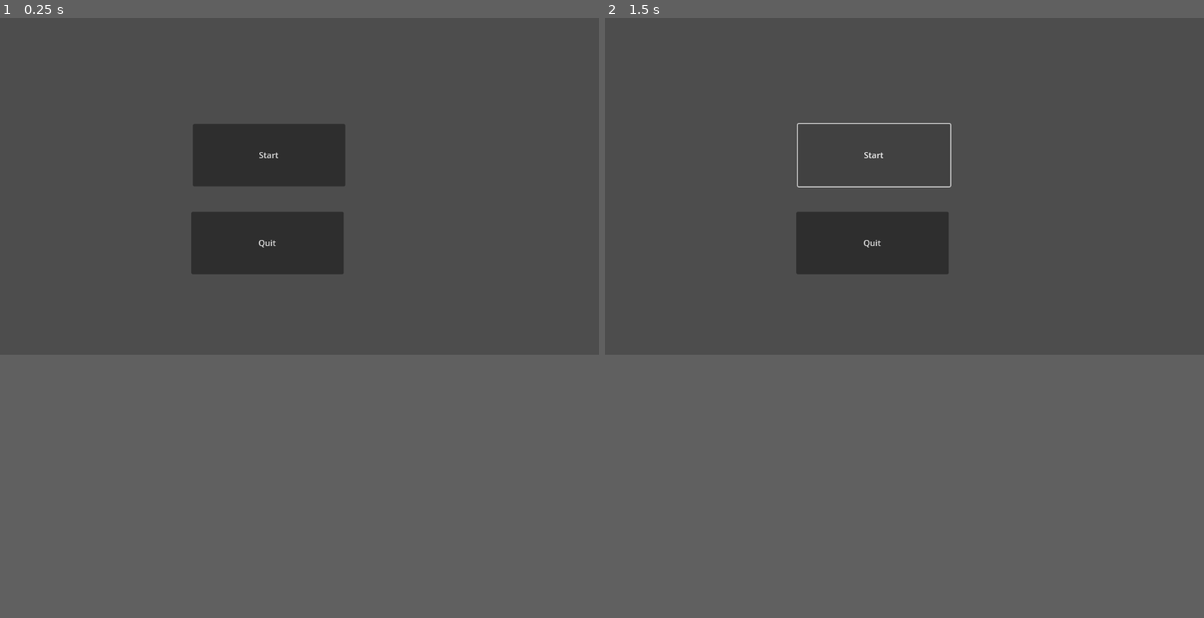
Above: before the commit, frames 1-2 (left to right).
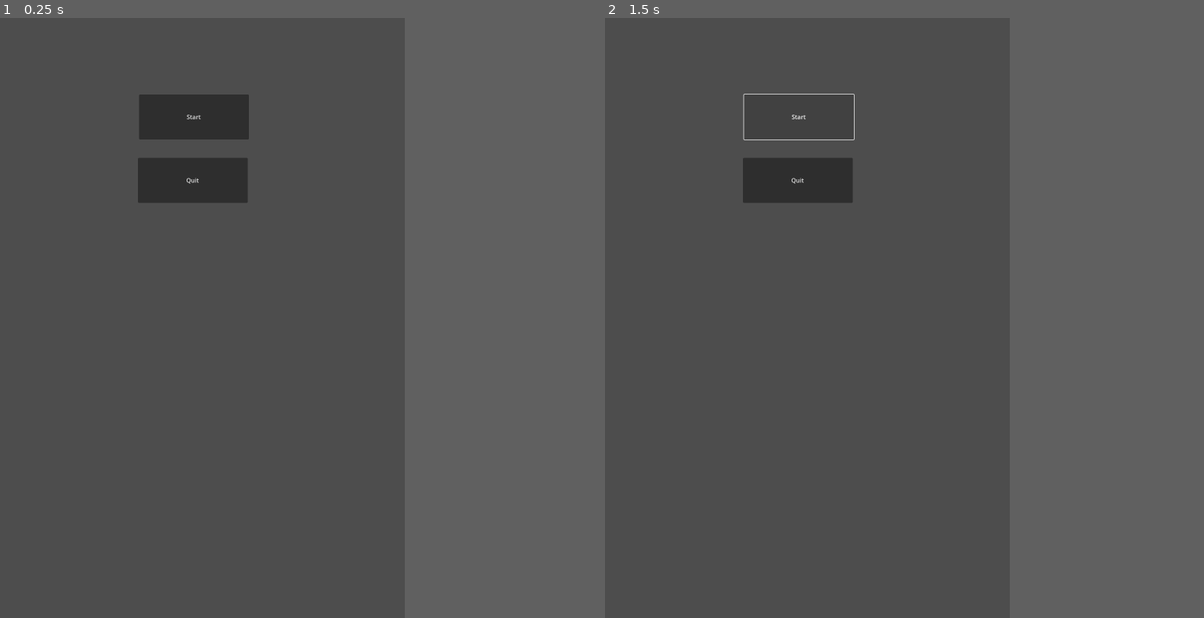
Above: after the commit, the same moments.

Repository: Koloss0/Out-Of-The-Gutter
Game: Godot game, scene res://title_page.tscn
The game is run twice, just before and just after one commit, with the same random seed, the same clock (stepped at 60 frames per second) and the same inputs. The project has no main scene, so this scene is started directly.
Inputs:
- Up to frame 1 (0.25 s): no input
- Up to frame 2 (1.5 s): click "Start" at 0.5 s; click "Start" at 1.25 s
In our replay, the window is 799x449 before the commit and 540x800 after it. These sizes can differ from the game's own. Grey fills any space a smaller window leaves; there, only what the larger window draws over its background counts as a difference.

The runs differ from the first frame. In frame 1, 6.6% of the frame differs, in the area x 23-58%, y 12-43%; in frame 2, 3.8%.

Commit message:
Resizing

Diff:
--- a/project.godot
+++ b/project.godot
@@ -13,3 +13,9 @@
 config/name="Hackathon 2024"
 config/features=PackedStringArray("4.2", "Forward Plus")
 config/icon="res://icon.svg"
+
+[display]
+
+window/size/viewport_width=1080
+window/size/viewport_height=1920
+window/handheld/orientation=1
